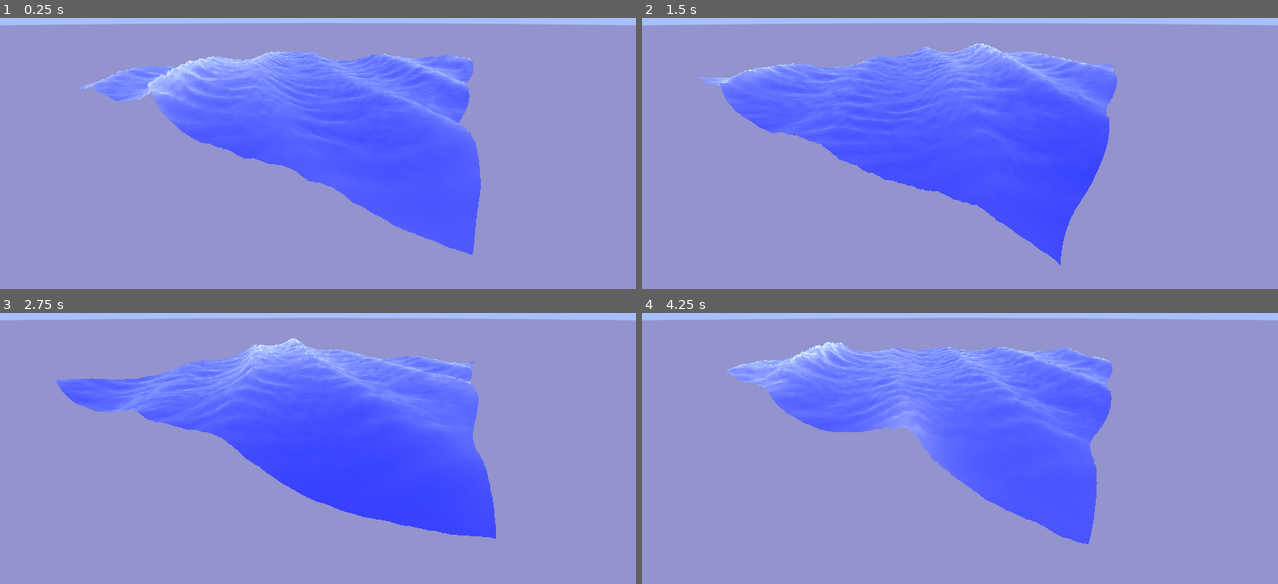
Above: before the commit, frames 1-4 (two rows, left to right).
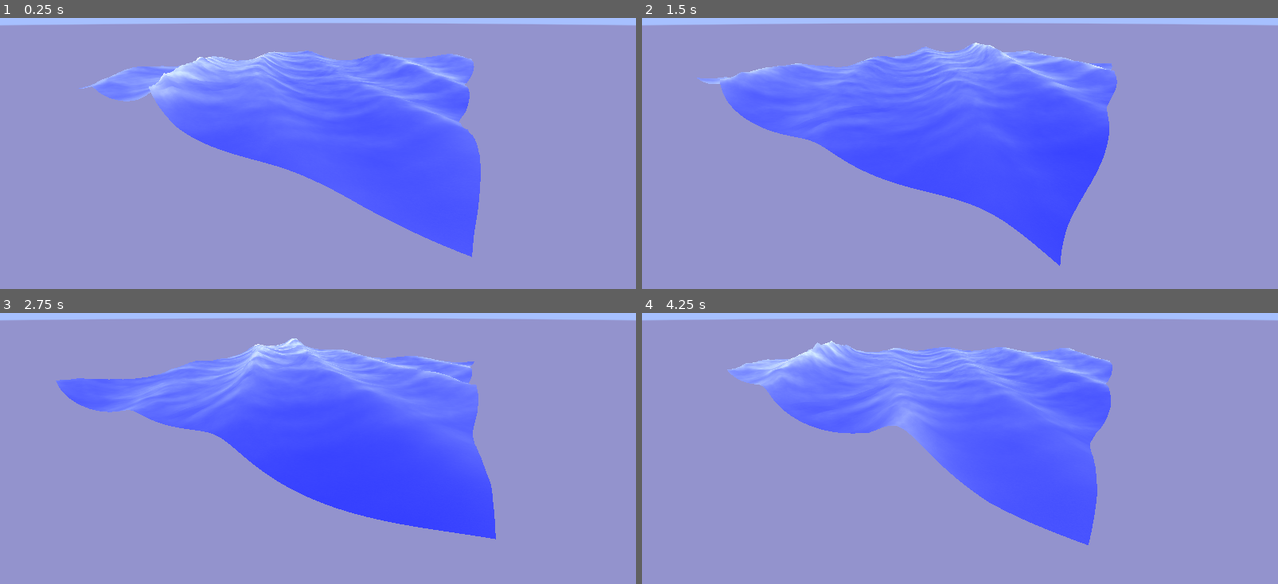
Above: after the commit, the same moments.

Repository: gersondekleuver/godot-gerstner-waves
Game: Godot game, scene res://stylized_wave/stylized_wave_scene.tscn
Two runs of this game, one before a commit and one after it. Both use one fixed random seed, a clock stepped at 60 frames per second and the inputs below.
Inputs:
- Up to frame 1 (0.25 s): no input
- Up to frame 2 (1.5 s): no input
- Up to frame 3 (2.75 s): no input
- Up to frame 4 (4.25 s): no input

The runs differ from the first frame. In frame 1, 1.4% of the frame differs, in the area x 12-76%, y 12-89%; in frame 2, 1.2%; in frame 3, 1.2%; in frame 4, 1.6%, in the area x 13-74%, y 10-86%.

Commit message:
code cleanup

Diff:
--- a/godot-ocean-shader-collection-4.3/stylized_wave/stylized_wave_scene.tscn
+++ b/godot-ocean-shader-collection-4.3/stylized_wave/stylized_wave_scene.tscn
@@ -3,16 +3,13 @@
 [ext_resource type="Shader" path="res://stylized_wave/visual_shaders/unoptimized_gerstner_water.gdshader" id="1_tsmva"]
 [ext_resource type="Shader" path="res://stylized_wave/visual_shaders/sky.gdshader" id="2_g7crs"]
 
-[sub_resource type="FastNoiseLite" id="FastNoiseLite_q0j7n"]
+[sub_resource type="FastNoiseLite" id="FastNoiseLite_h12fj"]
 noise_type = 3
-frequency = 0.022
+frequency = 0.0084
 fractal_type = 2
-fractal_lacunarity = 2.67
 
-[sub_resource type="NoiseTexture2D" id="NoiseTexture2D_wpfv2"]
-seamless = true
-bump_strength = 19.5
-noise = SubResource("FastNoiseLite_q0j7n")
+[sub_resource type="NoiseTexture2D" id="NoiseTexture2D_yldqg"]
+noise = SubResource("FastNoiseLite_h12fj")
 
 [sub_resource type="FastNoiseLite" id="FastNoiseLite_pj3rs"]
 noise_type = 3
@@ -38,17 +35,17 @@
 render_priority = 0
 shader = ExtResource("1_tsmva")
 shader_parameter/albedo = Color(0.156863, 0.168627, 1, 1)
+shader_parameter/roughness = 0.0
+shader_parameter/metallic = 0.2
 shader_parameter/albedo_fresnel = Color(1, 1, 1, 1)
 shader_parameter/aldedo_foam = Color(0.956593, 0.955957, 1, 1)
-shader_parameter/roughness = 0.0
-shader_parameter/metallic = 0.2
 shader_parameter/texture_noise_speed_1 = 4.0
 shader_parameter/texture_noise_speed_2 = 4.0
 shader_parameter/texture_dir_1 = Vector2(0, 2)
 shader_parameter/texture_dir_2 = Vector2(0.2, 0.2)
-shader_parameter/amplitude_height_noise_2 = 0.7
-shader_parameter/height_noise_smoothness_2 = 20.0
-shader_parameter/height_noise_speed_2 = 0.015
+shader_parameter/amplitude_height_noise = 0.8
+shader_parameter/height_noise_smoothness = 19.0
+shader_parameter/height_noise_speed = 0.0
 shader_parameter/wave_1 = Vector4(1, 1, 0.3, 5)
 shader_parameter/wave_2 = Vector4(1, 2, 0.1, 10)
 shader_parameter/wave_3 = Vector4(1, 3, 0.1, 15)
@@ -57,7 +54,7 @@
 shader_parameter/pi = 3.14159
 shader_parameter/texture_normal = SubResource("NoiseTexture2D_e5fmb")
 shader_parameter/texture_normal_2 = SubResource("NoiseTexture2D_uohqv")
-shader_parameter/height_map_2 = SubResource("NoiseTexture2D_wpfv2")
+shader_parameter/height_map = SubResource("NoiseTexture2D_yldqg")
 
 [sub_resource type="QuadMesh" id="QuadMesh_ialnf"]
 lightmap_size_hint = Vector2i(102, 102)
--- a/godot-ocean-shader-collection-4.3/stylized_wave/visual_shaders/unoptimized_gerstner_water.gdshader
+++ b/godot-ocean-shader-collection-4.3/stylized_wave/visual_shaders/unoptimized_gerstner_water.gdshader
@@ -2,10 +2,13 @@
 
 // Basic properties
 uniform vec3 albedo : source_color;
+uniform float roughness : hint_range(0.0, 1.0) = 0;
+uniform float metallic : hint_range(0.0, 1.0) = 0.2;
+
+// Extra properties
+
 uniform vec3 albedo_fresnel : source_color;
 uniform vec3 aldedo_foam : source_color;
-uniform float roughness : hint_range(0.0, 1.0) = 0;
-uniform float metallic : hint_range(0.0, 1.0) = 0.2;
 
 // Texture noise variables
 uniform sampler2D texture_normal;
@@ -16,51 +19,35 @@
 uniform vec2 texture_dir_2 = vec2(0.2, 0.2);
 
 // Height noise variable
-uniform sampler2D height_map_2;
-uniform float amplitude_height_noise_2 : hint_range(0.0, 10.0, 0.1) = 1.3;
-uniform float height_noise_smoothness_2 : hint_range(0.0, 300.0, 1.0) = 9.0;
-uniform float height_noise_speed_2 : hint_range(0.0, 0.25, 0.005) = 0.025;
-
+uniform sampler2D height_map;
+uniform float amplitude_height_noise : hint_range(0.0, 10.0, 0.1) = 1.3;
+uniform float height_noise_smoothness : hint_range(0.0, 300.0, 1.0) = 9.0;
+uniform float height_noise_speed : hint_range(0.0, 0.25, 0.005) = 0.025;
 
 // Wave variables
-// float vec4 ( dir x, dir y, smoothness, wavelength )
+// float vec4 (dir x, dir y, smoothness, wavelength)
 uniform vec4 wave_1 = vec4(1,1,0.07,5);
 uniform vec4 wave_2 = vec4(1,2,0.2,10);
 uniform vec4 wave_3 = vec4(1,3,0.15,15);
 uniform vec4 wave_4 = vec4(2,1,0.1,20);
 uniform vec4 wave_5 = vec4(3,1,0.1,30);
 
+// Persitent variables
+varying float height;
+varying vec3 world_pos;
 
 // Misc
 uniform float pi = 3.14159;
 
-// Persitent variables
-varying float height;
-varying vec3 world_pos;
-
-vec2 scale_on_height(float y)
-{
-	// TODO finding the local max wave height from texture.
-	// Magic numbers
-	return normalize(vec2(distance(y, 1.2), 0.7));
-}
-
-float GetHeight(vec2 pos, float y){
-	float wave = texture(height_map_2, pos / height_noise_smoothness_2 + TIME * height_noise_speed_2).r;
-
-	float noise_2 = max(wave * amplitude_height_noise_2 * y, wave / 3.5);
-	return noise_2;
-}
-float height_wave(vec3 pos, float y){
-	float wave = texture(height_map_2, pos.xz / height_noise_smoothness_2 + TIME * height_noise_speed_2).r;
-	float noise_2 = max(wave * amplitude_height_noise_2 * y, wave / 3.5);
-	return noise_2;
+float get_height(vec2 pos, float y){
+	float wave = texture(height_map, pos / height_noise_smoothness
+		+ TIME * height_noise_speed).r;
+	return max(wave * amplitude_height_noise * y, wave / 3.5);
 }
 
 vec3 gerstner_wave(vec4 wave,vec3 pos, inout vec3 tangent, inout vec3 binormal){
-	float wave_length = wave.w;
 	float s = wave.z;
-	float k = 2.0 * pi / wave_length;
+	float k = 2.0 * pi / wave.w;
 	float c = sqrt(9.8 / k);
 	vec2 d = normalize(wave.xy);
 	float f = k * (dot(d,pos.xz) - c * TIME);
@@ -83,60 +70,53 @@
 }
 
 void vertex() {
-	// Called for every vertex the material is visible on.
 	world_pos = (MODEL_MATRIX * vec4(VERTEX, 1.0)).xyz;
 
 	vec3 tangent = vec3(1, 0, 0);
 	vec3 binormal = vec3(0, 0, 1);
+	vec2 e = vec2(0.5, 0.0);
+
+	// TODO precalculate
 	vec3 p;
 	p = gerstner_wave(wave_1, world_pos, tangent, binormal);
 	p += gerstner_wave(wave_2, world_pos, tangent, binormal);
 	p += gerstner_wave(wave_3, world_pos, tangent, binormal);
 	p += gerstner_wave(wave_4, world_pos, tangent, binormal);
 	p += gerstner_wave(wave_5, world_pos, tangent, binormal);
+	height = p.x;
 
-
-
-	height = p.x;
-	VERTEX.y = height + height_wave(world_pos, height);
+	NORMAL = normalize(cross(binormal, tangent));
+	NORMAL += normalize(vec3(
+		get_height(world_pos.xz - e , height) -
+		get_height(world_pos.xz + e , height),
+		2.0 * e.x,
+		get_height(world_pos.xz - e.yx , height) -
+		get_height(world_pos.xz + e.yx , height)
+		));
+	VERTEX.y = height + get_height(world_pos.xy, height);
 	VERTEX.x += p.y;
 	VERTEX.z += p.z;
-	vec3 normal = normalize(cross(binormal, tangent));
-
-	NORMAL = normal;
-
-	vec2 e = vec2(0.5, 0.0);
-	normal += normalize(vec3(
-		GetHeight(world_pos.xz - e , height) - GetHeight(world_pos.xz + e , height),
-		2.0 * e.x,
-		GetHeight(world_pos.xz - e.yx , height) - GetHeight(world_pos.xz + e.yx , height)
-		));
-	NORMAL = normal;
 }
 
-
-float fresnel(float amount, vec3 normal, vec3 view)
+float fresnel(float f, vec3 normal, vec3 view)
 {
-	return pow((1.0 - clamp(dot(normalize(normal), normalize(view)), 0.0, 1.0 )), amount);
+	return pow((1.0 - clamp(dot(normalize(normal),
+		normalize(view)), 0.0, 1.0 )), f);
 }
 
-
-
 void fragment() {
-	 //Called for every pixel the material is visible on.
 	vec2 time = (TIME * texture_dir_1) * texture_noise_speed_1;
 	vec2 time_2 = (TIME * texture_dir_2) * texture_noise_speed_2;
 
-	vec3 normal = mix(texture(texture_normal, world_pos.xz + time).rgb, texture(texture_normal_2, world_pos.xz + time_2).rgb, 0.5);
-
+	vec3 normal = mix(texture(texture_normal, world_pos.xz + time).rgb,
+		texture(texture_normal_2, world_pos.xz + time_2).rgb, 0.5);
 	float basic_fresnel = fresnel(7, NORMAL, VIEW);
 	vec3 surface_color = mix(albedo, albedo_fresnel, basic_fresnel);
-	vec3 final_color = mix(aldedo_foam, surface_color, scale_on_height(height).x);
+	vec3 final_color = mix(aldedo_foam, surface_color,
+		normalize(vec2(distance(height, 1.2), 0.7)).x); // magic numbers
 
 	ALBEDO = final_color;
-
 	METALLIC = metallic;
 	ROUGHNESS = roughness;
 	NORMAL_MAP = normal;
-
 }
